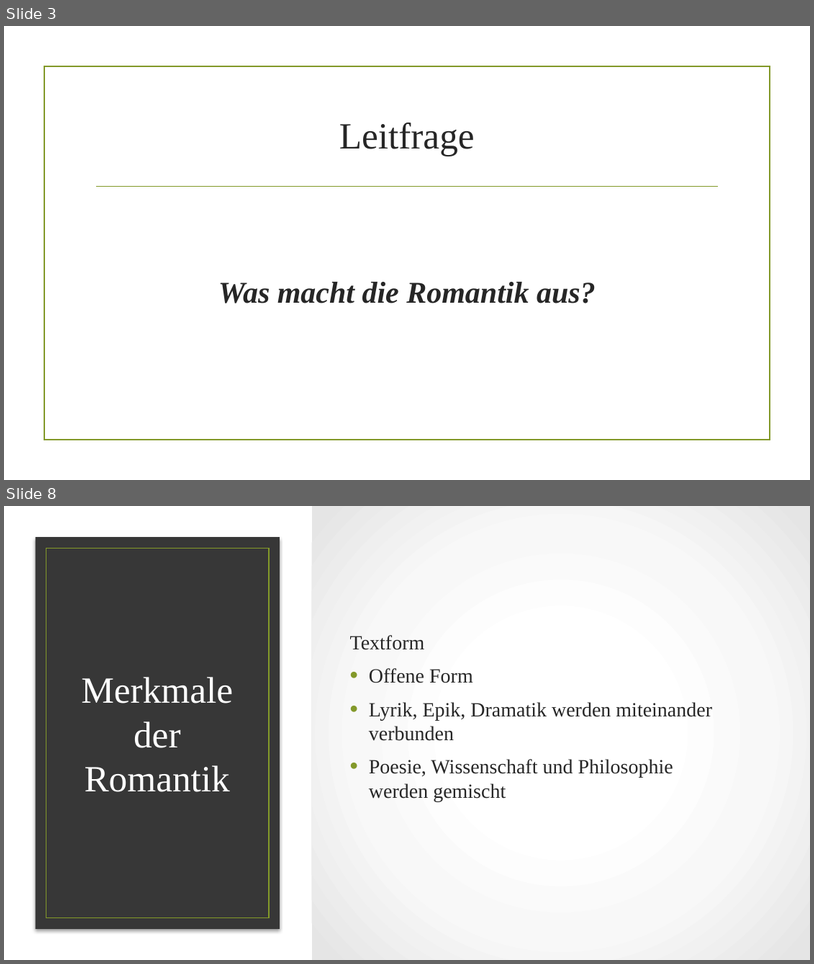
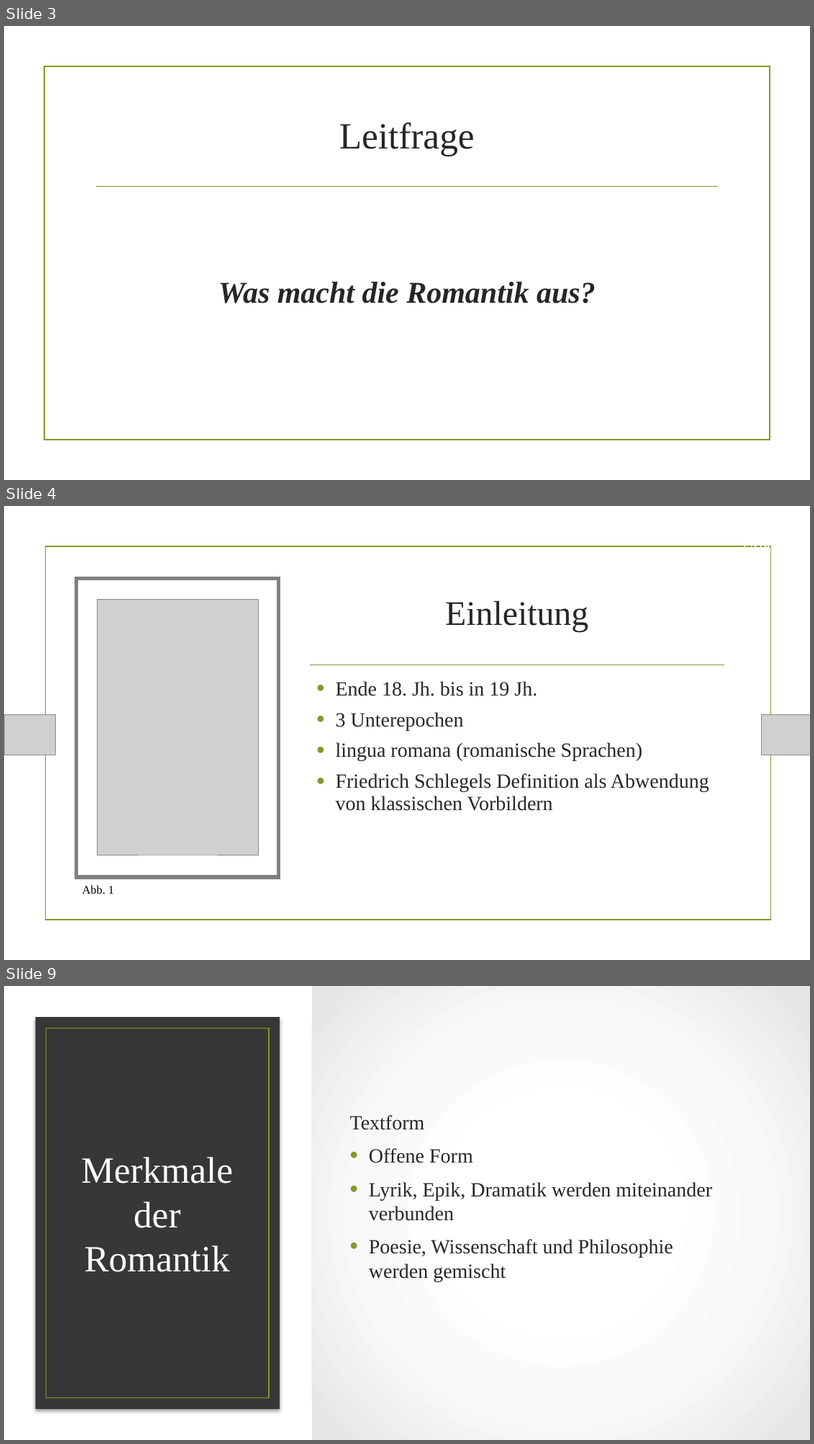
Before and after one commit to AkazeX/Schule, a slide deck: BM/Deutsch/Romantik/Romantik.pptx. Shown one above the other, each under a label of ours: slides 3 and 8 before the commit, slides 3, 4 and 9 after it; the slides between them are not shown. The pictures are 814x964 and 814x1444 pixels, drawn with LibreOffice and Linux fonts; fonts in the diff are those of the drawing; grey boxes stand for pictures; background and template pictures are left out. Boxes give left, top, right and bottom in pixels: in the first picture for what was removed or moved away, otherwise in the second. Text is boxed around its words. In the diff, an @@ line names an element or a change of style, - is before the commit and + after.

```diff
--- a/BM/Deutsch/Romantik/Romantik.pptx
+++ b/BM/Deutsch/Romantik/Romantik.pptx
@@ slide 4 added at (x1=4, y1=506, x2=810, y2=960), background picture (left out) @@
@@ rectangle added at (x1=4, y1=506, x2=810, y2=960), fill #FFFFFF @@
@@ rectangle added at (x1=45, y1=546, x2=771, y2=920), outline #83992A 1.25 pt @@
@@ text added at (x1=743, y1=546, x2=778, y2=555), 18 pt, text #FFFFFF @@
+(Abb. 1)
@@ rectangle added at (x1=76, y1=578, x2=278, y2=877), fill #FFFFFF, outline #808080 4.5 pt @@
@@ picture added at (x1=97, y1=599, x2=258, y2=854) @@
@@ title added at (x1=445, y1=600, x2=589, y2=632), 41 pt, text #262626 @@
+Einleitung
@@ line added from (310, 665) to (725, 665), #83992A 1.25 pt @@
@@ text added at (x1=336, y1=681, x2=710, y2=811), 24 pt, text #262626 @@
+• Ende 18. Jh. bis in 19 Jh.
+• 3 Unterepochen
+• lingua romana (romanische Sprachen)
+• Friedrich Schlegels Definition als Abwendung von klassischen Vorbildern
@@ picture added at (x1=4, y1=715, x2=54, y2=754) @@
@@ picture added at (x1=4, y1=715, x2=55, y2=754) @@
@@ picture added at (x1=761, y1=715, x2=810, y2=754) @@
@@ picture added at (x1=761, y1=715, x2=810, y2=754) @@
@@ text added at (x1=82, y1=885, x2=114, y2=893), 14 pt, text #000000 @@
+Abb. 1
@@ what was slide 8 is now slide 9 @@
```
Also in this commit, not shown: 10 slides changed, 1 other slide added, 3 other files.
